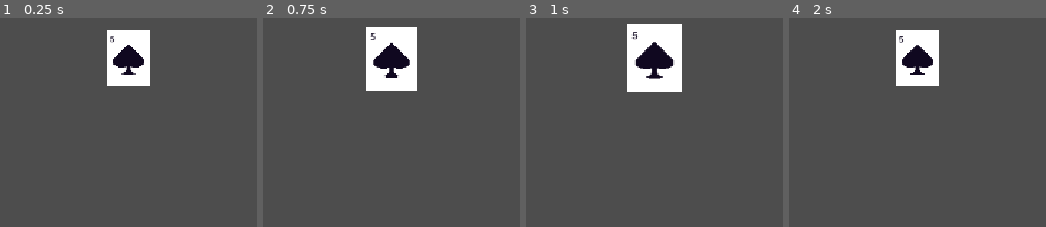
Above: before the commit, frames 1-4 (left to right).
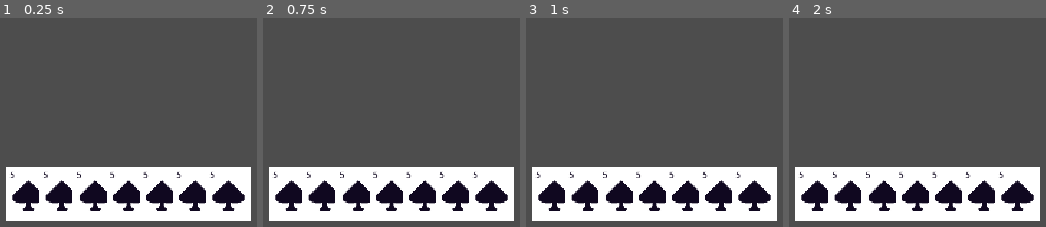
Above: after the commit, the same moments.

Repository: youssefevan/gmtk-jam-2025
Game: Godot game, scene res://scenes/evan_scene.tscn
The game is run twice, just before and just after one commit, with the same random seed, the same clock (stepped at 60 frames per second) and the same inputs.
Inputs (mouse positions are in pixels of both pictures, inside the frame that each line leads up to):
- Up to frame 1 (0.25 s): no input
- Up to frame 2 (0.75 s): tap Enter at 0.5 s; move the mouse to (391, 57) at 0.52 s; click (391, 57) at 0.6 s
- Up to frame 3 (1 s): no input
- Up to frame 4 (2 s): tap Space at 1.25 s; move the mouse to (outside the picture) at 1.27 s; click (outside the picture) at 1.35 s

The runs differ from the first frame. In frame 1, 29% of the frame differs, in the area x 2-98%, y 5-98%; in frame 2, 31%; in frame 3, 31%, in the area x 2-98%, y 2-98%; in frame 4, 29%.

Commit message:
Card to hand

Diff:
--- a/gmtk-jam-2025/scenes/card.tscn
+++ b/gmtk-jam-2025/scenes/card.tscn
@@ -10,17 +10,22 @@
 [ext_resource type="Script" uid="uid://rfycwfamhggd" path="res://scripts/state_machine/states/use.gd" id="8_4wvaf"]
 [ext_resource type="Script" uid="uid://b44lg2huu310f" path="res://scripts/state_machine/states/discard.gd" id="9_u8dfr"]
 
-[sub_resource type="RectangleShape2D" id="RectangleShape2D_0lnsp"]
+[sub_resource type="RectangleShape2D" id="RectangleShape2D_nvopj"]
 size = Vector2(64, 80)
 
-[node name="Card" type="Area2D"]
+[node name="Card" type="Control"]
+layout_mode = 3
+anchors_preset = 0
 script = ExtResource("1_6u4wf")
 
 [node name="Sprite" type="Sprite2D" parent="."]
 texture = ExtResource("1_d81rb")
 
-[node name="Collider" type="CollisionShape2D" parent="."]
-shape = SubResource("RectangleShape2D_0lnsp")
+[node name="Area" type="Area2D" parent="."]
+collision_mask = 2
+
+[node name="Collider" type="CollisionShape2D" parent="Area"]
+shape = SubResource("RectangleShape2D_nvopj")
 
 [node name="StateManager" type="Node" parent="."]
 script = ExtResource("3_ktuci")
@@ -37,11 +42,13 @@
 [node name="Select" type="Node" parent="StateManager"]
 script = ExtResource("7_we8pq")
 
-[node name="Use" type="Node" parent="StateManager"]
+[node name="Play" type="Node" parent="StateManager"]
 script = ExtResource("8_4wvaf")
 
 [node name="Discard" type="Node" parent="StateManager"]
 script = ExtResource("9_u8dfr")
 
-[connection signal="mouse_entered" from="." to="." method="_on_mouse_entered"]
-[connection signal="mouse_exited" from="." to="." method="_on_mouse_exited"]
+[connection signal="area_entered" from="Area" to="." method="_on_area_area_entered"]
+[connection signal="area_exited" from="Area" to="." method="_on_area_area_exited"]
+[connection signal="mouse_entered" from="Area" to="." method="_on_area_mouse_entered"]
+[connection signal="mouse_exited" from="Area" to="." method="_on_area_mouse_exited"]
--- a/gmtk-jam-2025/scenes/evan_scene.tscn
+++ b/gmtk-jam-2025/scenes/evan_scene.tscn
@@ -1,8 +1,70 @@
-[gd_scene load_steps=2 format=3 uid="uid://b0d4njbsum8b3"]
+[gd_scene load_steps=4 format=3 uid="uid://b0d4njbsum8b3"]
 
+[ext_resource type="Script" uid="uid://d1ikekvqkw83t" path="res://scripts/hand.gd" id="1_0lnsp"]
 [ext_resource type="PackedScene" uid="uid://d1ywo38lots23" path="res://scenes/card.tscn" id="1_nvhif"]
+
+[sub_resource type="CircleShape2D" id="CircleShape2D_0lnsp"]
+radius = 128.0
 
 [node name="EvanScene" type="Node2D"]
 
-[node name="Card" parent="." instance=ExtResource("1_nvhif")]
-position = Vector2(576, 384)
+[node name="Hand" type="HBoxContainer" parent="."]
+anchors_preset = 7
+anchor_left = 0.5
+anchor_top = 1.0
+anchor_right = 0.5
+anchor_bottom = 1.0
+offset_left = 288.0
+offset_top = 512.0
+offset_right = 864.0
+offset_bottom = 648.0
+grow_horizontal = 2
+grow_vertical = 0
+size_flags_horizontal = 8
+size_flags_vertical = 4
+theme_override_constants/separation = 48
+alignment = 1
+script = ExtResource("1_0lnsp")
+
+[node name="Card" parent="Hand" instance=ExtResource("1_nvhif")]
+layout_mode = 2
+size_flags_horizontal = 4
+size_flags_vertical = 4
+
+[node name="Card2" parent="Hand" instance=ExtResource("1_nvhif")]
+layout_mode = 2
+size_flags_horizontal = 4
+size_flags_vertical = 4
+
+[node name="Card3" parent="Hand" instance=ExtResource("1_nvhif")]
+layout_mode = 2
+size_flags_horizontal = 4
+size_flags_vertical = 4
+
+[node name="Card4" parent="Hand" instance=ExtResource("1_nvhif")]
+layout_mode = 2
+size_flags_horizontal = 4
+size_flags_vertical = 4
+
+[node name="Card5" parent="Hand" instance=ExtResource("1_nvhif")]
+layout_mode = 2
+size_flags_horizontal = 4
+size_flags_vertical = 4
+
+[node name="Card6" parent="Hand" instance=ExtResource("1_nvhif")]
+layout_mode = 2
+size_flags_horizontal = 4
+size_flags_vertical = 4
+
+[node name="Card7" parent="Hand" instance=ExtResource("1_nvhif")]
+layout_mode = 2
+size_flags_horizontal = 4
+size_flags_vertical = 4
+
+[node name="PlayableArea" type="Area2D" parent="."]
+position = Vector2(576, 320)
+collision_layer = 2
+metadata/_edit_group_ = true
+
+[node name="Collider" type="CollisionShape2D" parent="PlayableArea"]
+shape = SubResource("CircleShape2D_0lnsp")
--- a/gmtk-jam-2025/scripts/card.gd
+++ b/gmtk-jam-2025/scripts/card.gd
@@ -1,4 +1,4 @@
-extends Area2D
+extends Control
 class_name Card
 
 @onready var states = $StateManager
@@ -6,17 +6,21 @@
 @onready var hover = $StateManager/Hover
 @onready var grab = $StateManager/Grab
 @onready var select = $StateManager/Select
-@onready var use = $StateManager/Use
+@onready var play = $StateManager/Play
 @onready var discard = $StateManager/Discard
 
 var mouse_hovering := false
 var mouse_dragging := false
 
 var anim_speed := 15.0
-var usable := false
+var playable := false
+
+var hand : Hand
+var starting_position : Vector2
 
 func _ready() -> void:
 	states.init(self)
+	hand = get_parent()
 
 func _physics_process(delta: float) -> void:
 	states.physics_update(delta)
@@ -24,5 +28,16 @@
 func _on_mouse_entered() -> void:
 	mouse_hovering = true
 
-func _on_mouse_exited() -> void:
+func _on_area_mouse_entered() -> void:
+	mouse_hovering = true
+
+func _on_area_mouse_exited() -> void:
 	mouse_hovering = false
+
+func _on_area_area_entered(area: Area2D) -> void:
+	if area.get_collision_layer_value(2):
+		playable = true
+
+func _on_area_area_exited(area: Area2D) -> void:
+	if area.get_collision_layer_value(2):
+		playable = false
--- /dev/null
+++ b/gmtk-jam-2025/scripts/hand.gd
@@ -0,0 +1,7 @@
+extends HBoxContainer
+class_name Hand
+
+var cards_in_hand := 0
+
+func _ready() -> void:
+	pass
--- a/gmtk-jam-2025/scripts/state_machine/states/grab.gd
+++ b/gmtk-jam-2025/scripts/state_machine/states/grab.gd
@@ -1,4 +1,8 @@
 extends State
+
+func enter():
+	super.enter()
+	entity.starting_position = entity.global_position
 
 func physics_update(delta):
 	super.physics_update(delta)
@@ -12,7 +16,7 @@
 	)
 
 	if Input.is_action_just_released("click"):
-		if entity.usable:
-			return entity.use
+		if entity.playable:
+			return entity.play
 		else:
 			return entity.idle
--- a/gmtk-jam-2025/scripts/state_machine/states/hover.gd
+++ b/gmtk-jam-2025/scripts/state_machine/states/hover.gd
@@ -5,9 +5,15 @@
 
 	entity.scale = lerp(entity.scale, Vector2(1.2, 1.2), entity.anim_speed * delta)
 
+	if entity.starting_position:
+		entity.global_position = lerp(
+			entity.global_position,
+			entity.starting_position,
+			entity.anim_speed * delta
+		)
+
 	if !entity.mouse_hovering:
 		return entity.idle
 
-
 	if Input.is_action_just_pressed("click"):
 		return entity.grab
--- a/gmtk-jam-2025/scripts/state_machine/states/idle.gd
+++ b/gmtk-jam-2025/scripts/state_machine/states/idle.gd
@@ -1,9 +1,19 @@
 extends State
+
+func enter():
+	super.enter()
 
 func physics_update(delta):
 	super.physics_update(delta)
 
 	entity.scale = lerp(entity.scale, Vector2(1.0, 1.0), entity.anim_speed * delta)
 
+	if entity.starting_position:
+		entity.global_position = lerp(
+			entity.global_position,
+			entity.starting_position,
+			entity.anim_speed * delta
+		)
+
 	if entity.mouse_hovering:
 		return entity.hover
--- a/gmtk-jam-2025/scripts/state_machine/states/use.gd
+++ b/gmtk-jam-2025/scripts/state_machine/states/use.gd
@@ -1 +1,8 @@
 extends State
+
+func enter():
+	super.enter()
+	entity.get_parent().remove_child(entity)
+
+func physics_update(delta):
+	entity.scale = lerp(entity.scale, Vector2(1.0, 1.0), entity.anim_speed * delta)
Not shown, added: gmtk-jam-2025/scripts/hand.gd.uid
Not shown, added: gmtk-jam-2025/sprites/player.png.import
